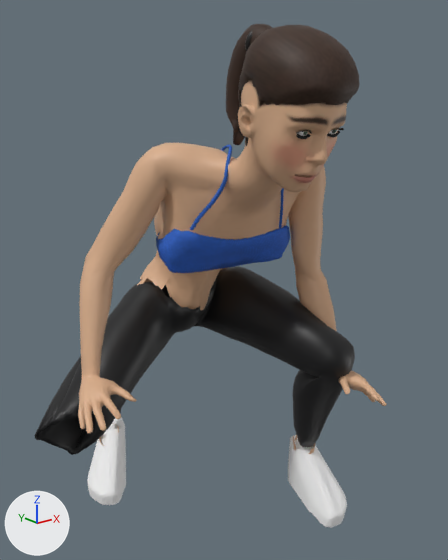
Renders of the glTF model characters/exports/gym_kayla.glb from each side of a commit.
Before and after are seen from a 50 mm lens placed at (-0.82, -1.075, 1.002), pointed at (-0.025, -0.082, 0.605). Lighting does not change. The marker at lower left points along +X, +Y and +Z. The older version comes first. Both versions are drawn at frame 0 of the action 'jump'; the numbers are the values there. Vertices at exactly the same position are counted once.

Objects in the first picture: 'bra.001', 'gym_kayla_body_dressed', 'hair.001', 'leggings.001', 'ponytail.001', 'sneaker_l.001', 'sneaker_r.001', 'strap.003' and 3 more.
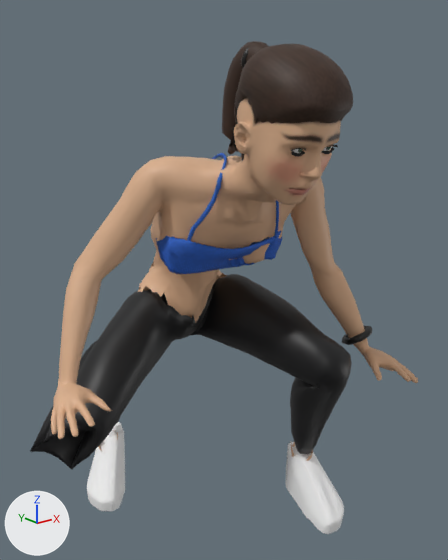
The change, as a diff of the scene's bpy script:
```diff
--- a/characters/exports/gym_kayla.glb.py
+++ b/characters/exports/gym_kayla.glb.py
@@ me_gym_kayla_body_009 @@
-me_gym_kayla_body_009.from_pydata(...)  # 354 vertices, 700 faces; spans x -0.196..0.09, y -0.199..-0.043, z 0.649..0.888
+me_gym_kayla_body_009.from_pydata(...)  # 354 vertices, 700 faces; spans x -0.189..0.113, y -0.185..-0.014, z 0.645..0.874
+# me_gym_kayla_body_009 part 1: 222 of 354 vertices moved; they spanned x -0.196..0.09, y -0.199..-0.073, z 0.649..0.753 and now span x -0.189..0.088, y -0.185..-0.06, z 0.645..0.79; mean shift (-0.002, 0.014, -0.003); largest move (-0.052, -0.151, 0.672) -> (-0.065, -0.089, 0.79)
+# other edits to the shape of me_gym_kayla_body_009 do not show in these pictures
 me_gym_kayla_body_009.materials.append(mat_cloth_crop_2f6bd8)
@@ me_gym_kayla_body_011 @@
-me_gym_kayla_body_011.from_pydata(...)  # 3768 vertices, 7428 faces; spans x -0.41..0.228, y -0.447..0.264, z 0.092..1.074
+me_gym_kayla_body_011.from_pydata(...)  # 3768 vertices, 7428 faces; spans x -0.458..0.309, y -0.436..0.271, z 0.069..1.048
+# me_gym_kayla_body_011 part 2: the loose piece of 9 vertices spanning x 0.173..0.21, y -0.12..-0.087, z 0.107..0.181 is moved by (0.0, 0.007, -0.023)
+# me_gym_kayla_body_011 part 3: 3712 of 3768 vertices moved; they spanned x -0.41..0.183, y -0.447..0.192, z 0.354..1.074 and now span x -0.458..0.309, y -0.436..0.2, z 0.37..1.048; mean shift (0.013, 0.012, -0.014); largest move (0.178, -0.343, 0.354) -> (0.306, -0.332, 0.37)
+# other edits to the shape of me_gym_kayla_body_011 do not show in these pictures
 me_gym_kayla_body_011.materials.append(mat_skin_gym_kayla_body)
@@ me_gym_kayla_body_007 @@
-me_gym_kayla_body_007.from_pydata(...)  # 902 vertices, 1800 faces; spans x -0.181..-0.028, y -0.461..-0.257, z 0.904..1.089
+me_gym_kayla_body_007.from_pydata(...)  # 902 vertices, 1800 faces; spans x -0.18..-0.028, y -0.45..-0.246, z 0.878..1.063
+# me_gym_kayla_body_007 part 4: 902 of 902 vertices moved; they spanned x -0.181..-0.028, y -0.461..-0.257, z 0.904..1.089 and now span x -0.18..-0.028, y -0.45..-0.246, z 0.878..1.063; mean shift (0.001, 0.011, -0.026)
 me_gym_kayla_body_007.materials.append(mat_hairbaked_ponytail_3a2416)
@@ me_gym_kayla_body_010 @@
-me_gym_kayla_body_010.from_pydata(...)  # 2526 vertices, 5056 faces; spans x -0.424..0.215, y -0.315..0.281, z 0.141..0.591
+me_gym_kayla_body_010.from_pydata(...)  # 2526 vertices, 5056 faces; spans x -0.437..0.215, y -0.308..0.289, z 0.118..0.569
+# me_gym_kayla_body_010 part 5: 2526 of 2526 vertices moved; they spanned x -0.424..0.215, y -0.315..0.281, z 0.141..0.591 and now span x -0.437..0.215, y -0.308..0.289, z 0.118..0.569; mean shift (0.0, 0.007, -0.022)
 me_gym_kayla_body_010.materials.append(mat_cloth_leggings_141416)
@@ me_ponytail_001 @@
-me_ponytail_001.from_pydata(...)  # 222 vertices, 400 faces; spans x -0.121..-0.068, y -0.31..-0.175, z 0.899..1.097
+me_ponytail_001.from_pydata(...)  # 202 vertices, 400 faces; spans x -0.12..-0.04, y -0.299..-0.158, z 0.881..1.071
+# me_ponytail_001 part 6: the loose piece of 202 vertices spanning x -0.121..-0.068, y -0.31..-0.175, z 0.899..1.097 is rebuilt with 202 vertices and now spans x -0.12..-0.04, y -0.299..-0.158, z 0.881..1.071
+# other edits to the shape of me_ponytail_001 do not show in these pictures
 me_ponytail_001.materials.append(mat_ponytail_3a2416)
@@ me_sneaker_002 @@
-me_sneaker_002.from_pydata(...)  # 351 vertices, 700 faces; spans x 0.147..0.252, y -0.272..-0.063, z -0.01..0.133
+me_sneaker_002.from_pydata(...)  # 351 vertices, 700 faces; spans x 0.147..0.252, y -0.266..-0.056, z -0.033..0.11
+# me_sneaker_002 part 7: the whole mesh is moved by (0.0, 0.007, -0.023)
 me_sneaker_002.materials.append(mat_sneakerupper_f2f2f2)
@@ me_sneaker_003 @@
-me_sneaker_003.from_pydata(...)  # 351 vertices, 700 faces; spans x -0.247..-0.093, y 0.118..0.31, z 0.001..0.144
+me_sneaker_003.from_pydata(...)  # 351 vertices, 700 faces; spans x -0.248..-0.093, y 0.125..0.317, z -0.022..0.121
+# me_sneaker_003 part 8: the whole mesh is moved by (0.0, 0.007, -0.023)
 me_sneaker_003.materials.append(mat_sneakerupper_f2f2f2)
@@ me_strap_003 @@
-me_strap_003.from_pydata(...)  # 68 vertices, 128 faces; spans x -0.167..-0.071, y -0.231..-0.118, z 0.746..0.9
+me_strap_003.from_pydata(...)  # 68 vertices, 128 faces; spans x -0.164..-0.073, y -0.212..-0.092, z 0.723..0.882
+# me_strap_003 part 9: 68 of 68 vertices moved; they spanned x -0.167..-0.071, y -0.231..-0.118, z 0.746..0.9 and now span x -0.164..-0.073, y -0.212..-0.092, z 0.723..0.882; mean shift (0.002, 0.02, -0.018)
 me_strap_003.materials.append(mat_cloth_crop_2f6bd8)
@@ me_torus_003 @@
-me_torus_003.from_pydata(...)  # 60 vertices, 120 faces; spans x 0.1093..0.1851, y -0.2735..-0.2031, z 0.4289..0.4678
+me_torus_003.from_pydata(...)  # 60 vertices, 120 faces; spans x 0.2145..0.2877, y -0.2629..-0.1924, z 0.4315..0.4747
+# me_torus_003 part 10: the whole mesh is turned -15.7 degrees about the y axis through its middle, then moved by (0.1041, 0.0107, 0.0049)
 me_torus_003.materials.append(mat_watch)
```

Where the change shows, as pixel boxes [x1, y1, x2, y2] in the pictures (448 x 560 px; the box of a moved part takes in the faces that stretch with it):
'gym_kayla_body_dressed', reshaped (19% wider)
    before: [78, 79, 387, 454]
    after: [51, 97, 418, 461]
'leggings.001', reshaped
    before: [35, 266, 355, 455]
    after: [30, 274, 351, 469]
'hair.001', reshaped
    before: [238, 25, 360, 146]
    after: [234, 44, 353, 161]
'bra.001', reshaped (6% shorter)
    before: [156, 226, 290, 273]
    after: [156, 230, 282, 274]
'sneaker_l.001', moved
    before: [288, 435, 347, 528]
    after: [286, 442, 344, 534]
'sneaker_r.001', moved
    before: [87, 417, 126, 505]
    after: [87, 422, 125, 511]
'ponytail.001', reshaped
    before: [226, 24, 272, 145]
    after: [222, 41, 269, 155]
'strap.003', reshaped
    before: [190, 144, 232, 230]
    after: [187, 153, 227, 241]
'watch.001', moved, turned (not visible before)
    after: [342, 326, 372, 345]
part 2 of me_gym_kayla_body_011, moved or reshaped
    before: [293, 434, 297, 451]
    after: [291, 442, 295, 457]
part 3 of me_gym_kayla_body_011, moved or reshaped
    before: [78, 79, 387, 434]
    after: [51, 97, 418, 439]
